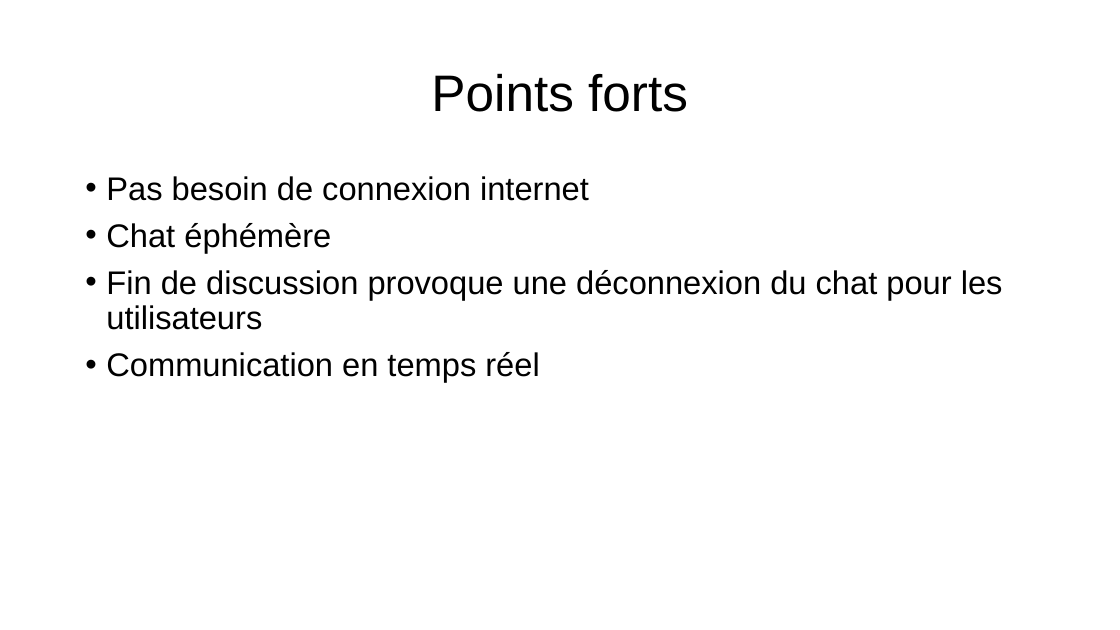
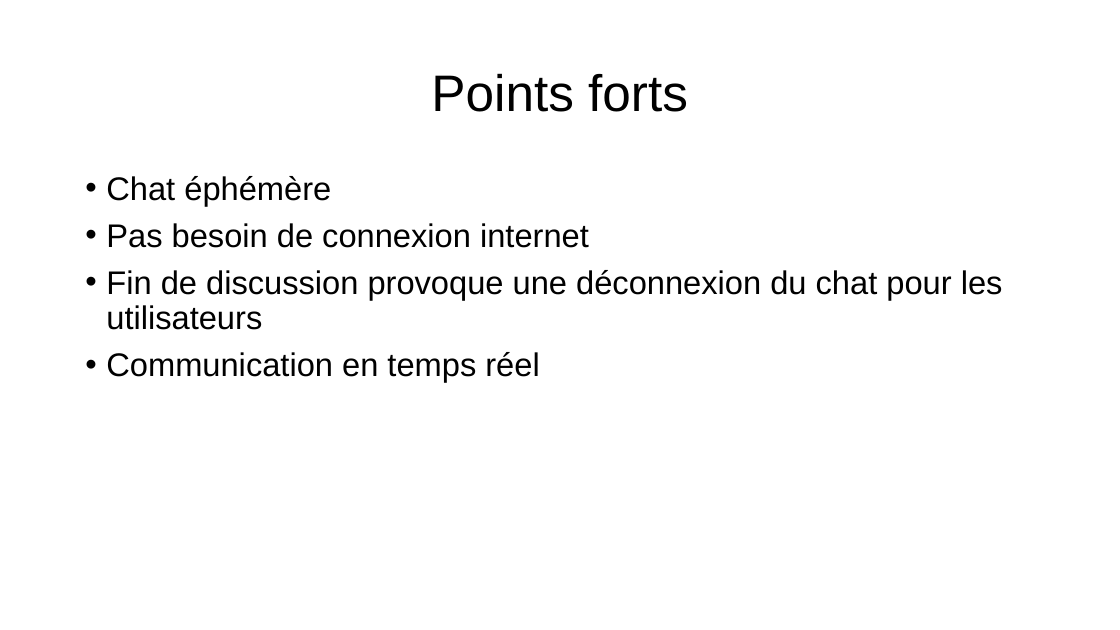
Before and after one commit to 0nza1101/Connect, a slide deck: slide 4 of Ressources/presentation_projet_connect.pptx (slide 5 before the commit). Drawn at 1120x630 pixels with LibreOffice and Linux fonts; fonts in the diff are those of the drawing. Boxes give left, top, right and bottom in pixels: in the first picture for what was removed or moved away, otherwise in the second. Text is boxed around its words. In the diff, an @@ line names an element or a change of style, - is before the commit and + after.

```diff
--- a/Ressources/presentation_projet_connect.pptx
+++ b/Ressources/presentation_projet_connect.pptx
@@ text at box(106, 176, 331, 206): paragraph added @@
+• Chat éphémère
@@ text at box(106, 223, 331, 253): paragraph removed @@
-• Chat éphémère
```
Also in this commit, not shown: 3 other slides changed, 1 slide added, 5 slides removed.
